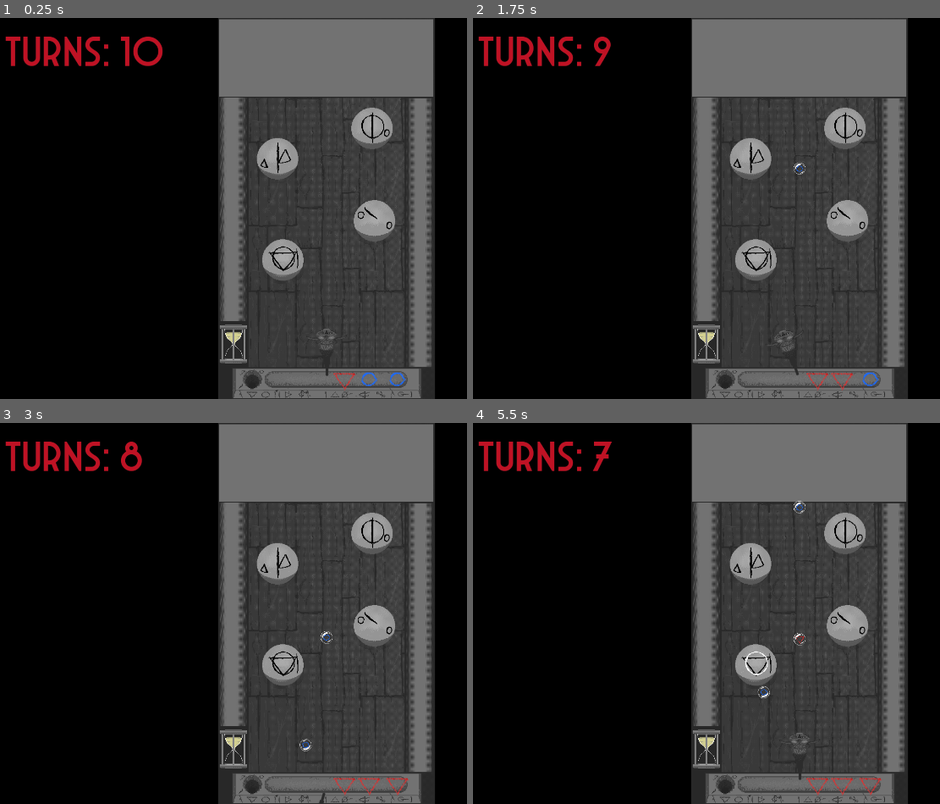
Above: before the commit, frames 1-4 (two rows, left to right).
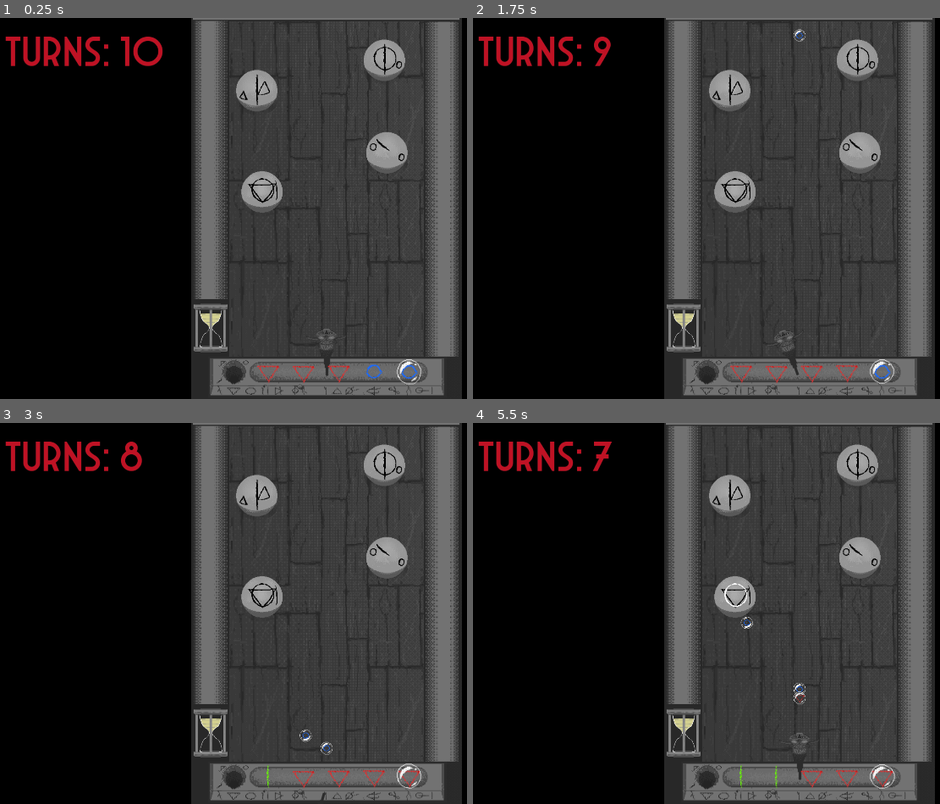
Above: after the commit, the same moments.

Repository: colton-o/bubblemancer
Game: Godot game, scene res://Levels/Stage_2.tscn
Two runs of this game, one before a commit and one after it. Both use one fixed random seed, a clock stepped at 60 frames per second and the inputs below. This scene is started directly instead of the project's main scene.
Inputs (mouse positions are in pixels of both pictures, inside the frame that each line leads up to):
- Up to frame 1 (0.25 s): no input
- Up to frame 2 (1.75 s): move the mouse to (outside the picture) at 0.52 s; click (outside the picture) at 0.6 s; move the mouse to (664, 227) at 1.27 s; tap A (x_rot_neg) at 1.35 s
- Up to frame 3 (3 s): move the mouse to (392, 529) at 2.02 s; hold D (x_rot_pos) 2.03-2.78 s; move the mouse to (294, 689) at 2.77 s; click (294, 689) at 2.85 s
- Up to frame 4 (5.5 s): move the mouse to (outside the picture) at 3.52 s; hold A (x_rot_neg) 3.53-4.28 s; move the mouse to (594, 556) at 4.27 s; tap D (x_rot_pos) at 4.35 s; move the mouse to (832, 613) at 5.02 s; click (832, 613) at 5.1 s

The runs differ from the first frame. In frame 1, 34% of the frame differs, in the area x 40-99%, y 0-100%; in frame 2, 34%; in frame 3, 34%; in frame 4, 34%.
Error before the commit: Attempt to call function 'set_texture' in base 'null instance' on a null instance. (res://Scripts/inventory.gd:20)

Commit message:
Update Stage_2.tscn

Diff:
--- a/Levels/Stage_2.tscn
+++ b/Levels/Stage_2.tscn
@@ -14,11 +14,12 @@
 [ext_resource type="Texture2D" uid="uid://dl8tlcd20crwu" path="res://Sprites/Bubble/bubble_circle_rune.tga" id="12_3qfhh"]
 [ext_resource type="Texture2D" uid="uid://by1m5i0ar1f8c" path="res://Sprites/Bubble/bubble_stroke_rune.tga" id="13_jgsyl"]
 [ext_resource type="Texture2D" uid="uid://dcadn0auhi4fv" path="res://Sprites/Bubble/bubble_tri_rune.tga" id="14_wg8s2"]
+[ext_resource type="Texture2D" uid="uid://c3dliyoqmdrui" path="res://Sprites/Bubble/bubble_idle.tga" id="15_2kwx8"]
 [ext_resource type="PackedScene" uid="uid://bai4q0ixrltg4" path="res://Objects/Seal.tscn" id="15_ad6vf"]
 [ext_resource type="FontFile" uid="uid://cvfn2glm3782q" path="res://ArcaneNine-eZP1x.ttf" id="16_7caeh"]
 [ext_resource type="AudioStream" uid="uid://csolfmumq8hu8" path="res://Audio/Music/bubblemancer-level-music-high.mp3" id="17_5wgrr"]
 
-[sub_resource type="WorldBoundaryShape2D" id="WorldBoundaryShape2D_cudwi"]
+[sub_resource type="WorldBoundaryShape2D" id="WorldBoundaryShape2D_hxpg8"]
 normal = Vector2(1, 0)
 distance = 133.846
 
@@ -76,6 +77,49 @@
 "texture": ExtResource("10_jiqhv")
 }],
 "loop": false,
+"name": &"default",
+"speed": 5.0
+}]
+
+[sub_resource type="AtlasTexture" id="AtlasTexture_t6qfr"]
+atlas = ExtResource("15_2kwx8")
+region = Rect2(0, 0, 64, 64)
+
+[sub_resource type="AtlasTexture" id="AtlasTexture_0uime"]
+atlas = ExtResource("15_2kwx8")
+region = Rect2(64, 0, 64, 64)
+
+[sub_resource type="AtlasTexture" id="AtlasTexture_4fhay"]
+atlas = ExtResource("15_2kwx8")
+region = Rect2(128, 0, 64, 64)
+
+[sub_resource type="AtlasTexture" id="AtlasTexture_dl3lj"]
+atlas = ExtResource("15_2kwx8")
+region = Rect2(192, 0, 64, 64)
+
+[sub_resource type="AtlasTexture" id="AtlasTexture_1pstw"]
+atlas = ExtResource("15_2kwx8")
+region = Rect2(256, 0, 64, 64)
+
+[sub_resource type="SpriteFrames" id="SpriteFrames_s40q2"]
+animations = [{
+"frames": [{
+"duration": 1.0,
+"texture": SubResource("AtlasTexture_t6qfr")
+}, {
+"duration": 1.0,
+"texture": SubResource("AtlasTexture_0uime")
+}, {
+"duration": 1.0,
+"texture": SubResource("AtlasTexture_4fhay")
+}, {
+"duration": 1.0,
+"texture": SubResource("AtlasTexture_dl3lj")
+}, {
+"duration": 1.0,
+"texture": SubResource("AtlasTexture_1pstw")
+}],
+"loop": true,
 "name": &"default",
 "speed": 5.0
 }]
@@ -97,34 +141,35 @@
 [node name="PowerUps" type="Node2D" parent="."]
 script = ExtResource("2_jxcbm")
 
-[node name="Border" type="Sprite2D" parent="."]
-scale = Vector2(0.57, 0.57)
+[node name="Border2" type="Sprite2D" parent="."]
+position = Vector2(0, -140)
+scale = Vector2(0.71, 0.71)
 texture = ExtResource("3_wd4ed")
 
-[node name="walls" type="StaticBody2D" parent="Border"]
-
-[node name="CollisionShape2D" type="CollisionShape2D" parent="Border/walls"]
+[node name="walls" type="StaticBody2D" parent="Border2"]
+
+[node name="CollisionShape2D" type="CollisionShape2D" parent="Border2/walls"]
 position = Vector2(-900, 0)
 scale = Vector2(3.9, 3.9)
-shape = SubResource("WorldBoundaryShape2D_cudwi")
-
-[node name="CollisionShape2D2" type="CollisionShape2D" parent="Border/walls"]
+shape = SubResource("WorldBoundaryShape2D_hxpg8")
+
+[node name="CollisionShape2D2" type="CollisionShape2D" parent="Border2/walls"]
 position = Vector2(900, 0)
 rotation = -3.14159
 scale = Vector2(3.9, 3.9)
-shape = SubResource("WorldBoundaryShape2D_cudwi")
-
-[node name="CollisionShape2D3" type="CollisionShape2D" parent="Border/walls"]
+shape = SubResource("WorldBoundaryShape2D_hxpg8")
+
+[node name="CollisionShape2D3" type="CollisionShape2D" parent="Border2/walls"]
 position = Vector2(0, -1078.48)
 rotation = 1.5708
 scale = Vector2(3.9, 3.9)
-shape = SubResource("WorldBoundaryShape2D_cudwi")
-
-[node name="CollisionShape2D4" type="CollisionShape2D" parent="Border/walls"]
+shape = SubResource("WorldBoundaryShape2D_hxpg8")
+
+[node name="CollisionShape2D4" type="CollisionShape2D" parent="Border2/walls"]
 position = Vector2(0, 1326.69)
 rotation = -1.5708
 scale = Vector2(3.9, 3.9)
-shape = SubResource("WorldBoundaryShape2D_cudwi")
+shape = SubResource("WorldBoundaryShape2D_hxpg8")
 
 [node name="Camera2D" type="Camera2D" parent="."]
 
@@ -150,38 +195,56 @@
 script = ExtResource("11_jqdul")
 rune_tex = [ExtResource("12_3qfhh"), ExtResource("13_jgsyl"), ExtResource("14_wg8s2")]
 
+[node name="Rune_01" type="Sprite2D" parent="Inventory"]
+position = Vector2(234, 462)
+scale = Vector2(2, 2)
+texture = ExtResource("12_3qfhh")
+hframes = 5
+
+[node name="Rune_02" type="Sprite2D" parent="Inventory"]
+position = Vector2(134, 461)
+scale = Vector2(2, 2)
+texture = ExtResource("12_3qfhh")
+hframes = 5
+
 [node name="Rune_03" type="Sprite2D" parent="Inventory"]
-position = Vector2(200, 483)
-scale = Vector2(2, 2)
-texture = ExtResource("12_3qfhh")
-hframes = 5
-
-[node name="Rune_02" type="Sprite2D" parent="Inventory"]
-position = Vector2(120, 483)
-scale = Vector2(2, 2)
-texture = ExtResource("13_jgsyl")
-hframes = 5
-
-[node name="Rune_01" type="Sprite2D" parent="Inventory"]
-position = Vector2(50, 483)
-scale = Vector2(2, 2)
-texture = ExtResource("14_wg8s2")
-hframes = 5
+position = Vector2(34, 462)
+scale = Vector2(2, 2)
+texture = ExtResource("12_3qfhh")
+hframes = 5
+
+[node name="Rune_04" type="Sprite2D" parent="Inventory"]
+position = Vector2(-66, 463)
+scale = Vector2(2, 2)
+texture = ExtResource("12_3qfhh")
+hframes = 5
+
+[node name="Rune_05" type="Sprite2D" parent="Inventory"]
+position = Vector2(-166, 462)
+scale = Vector2(2, 2)
+texture = ExtResource("12_3qfhh")
+hframes = 5
+
+[node name="Bubble" type="AnimatedSprite2D" parent="Inventory"]
+position = Vector2(234, 462)
+scale = Vector2(2, 2)
+sprite_frames = SubResource("SpriteFrames_s40q2")
+autoplay = "default"
 
 [node name="Seal" parent="." instance=ExtResource("15_ad6vf")]
-position = Vector2(129, -227)
+position = Vector2(164, -420)
 scale = Vector2(0.5, 0.5)
 
 [node name="Seal2" parent="." instance=ExtResource("15_ad6vf")]
-position = Vector2(136, 35)
+position = Vector2(171, -158)
 scale = Vector2(0.5, 0.5)
 
 [node name="Seal3" parent="." instance=ExtResource("15_ad6vf")]
-position = Vector2(-139, -141)
+position = Vector2(-198, -334)
 scale = Vector2(0.5, 0.5)
 
 [node name="Seal4" parent="." instance=ExtResource("15_ad6vf")]
-position = Vector2(-124, 146)
+position = Vector2(-183, -47)
 scale = Vector2(0.5, 0.5)
 
 [node name="UI" type="Control" parent="."]
Not shown: 1 places in Levels/Stage_2.tscn that only renumber resources
